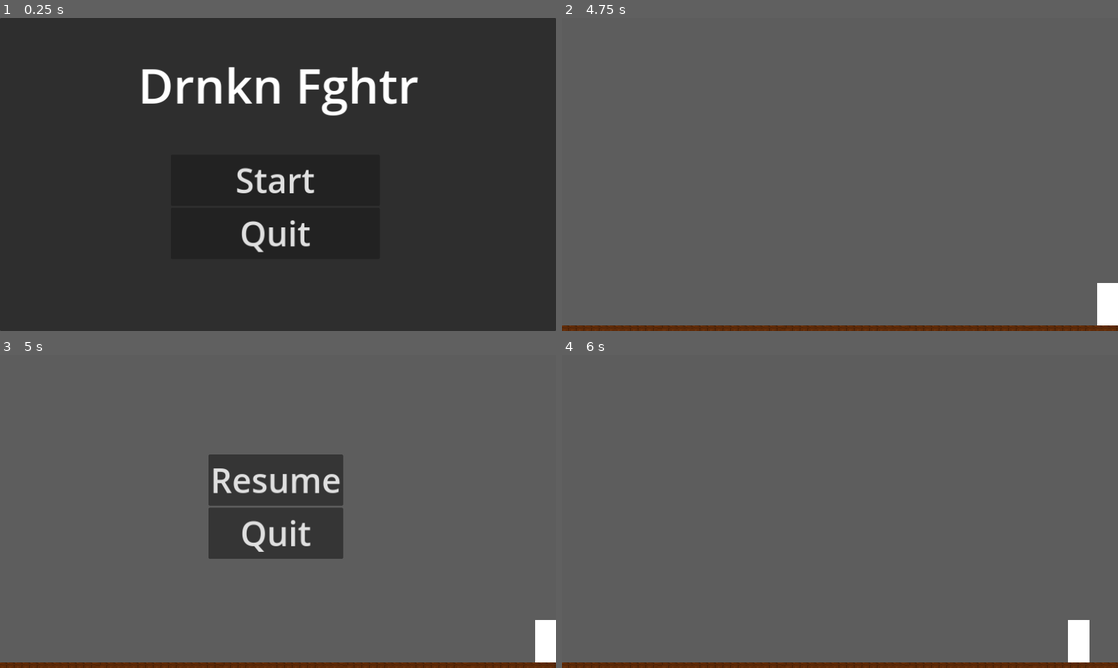
Above: before the commit, frames 1-4 (two rows, left to right).
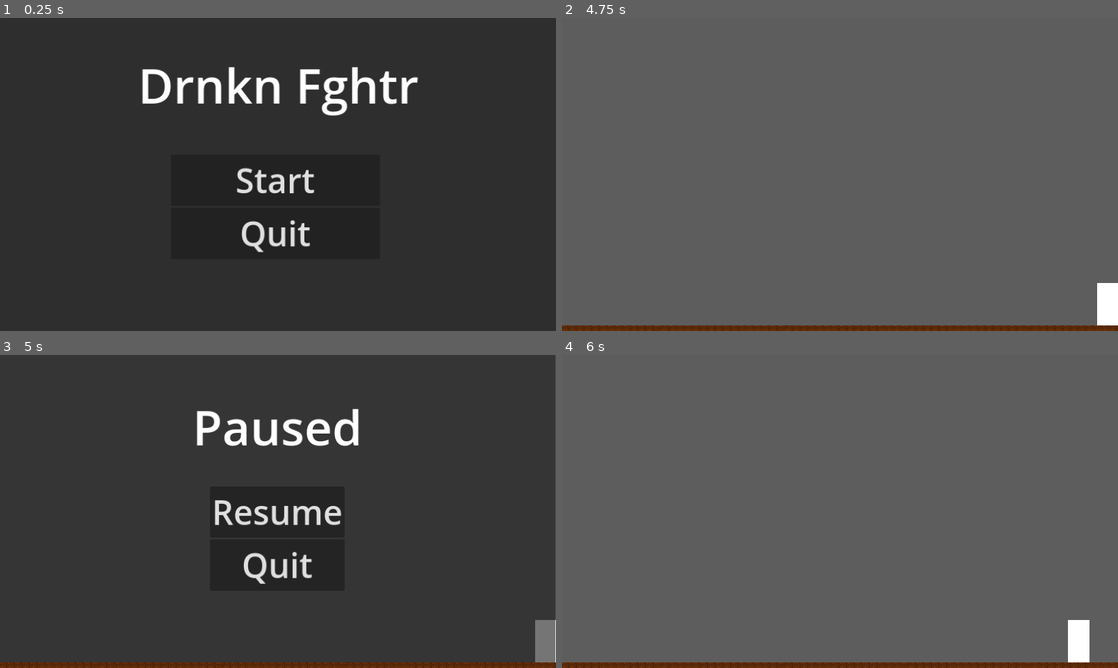
Above: after the commit, the same moments.

Repository: qzjo/Drnkn-Fghtr
Game: Godot game, scene res://start_screen.tscn
The game is run twice, just before and just after one commit, with the same random seed, the same clock (stepped at 60 frames per second) and the same inputs.
Inputs:
- Up to frame 1 (0.25 s): no input
- Up to frame 2 (4.75 s): click "Start" at 0.5 s; tap Enter at 1.25 s; hold D (move_right) 1.28-2.78 s; tap S (crouch) every 0.75 s from 1.35 to 4.35 s; tap W (jump) at 1.52, 2.27, 3.77, 4.52 s; tap Space at 2.75 s; hold A (move_left) 2.78-3.53 s; hold D (move_right) from 3.53 s (still down)
- Up to frame 3 (5 s): keep holding D (move_right); tap Escape (pause) at 4.9 s
- Up to frame 4 (6 s): release D (move_right) at 5 s; click "Resume" at 5 s; tap Enter at 5.75 s; hold A (move_left) from 5.78 s (still down); tap S (crouch) at 5.85 s

Frames 1-2 are identical in both runs. In frame 3, 92% of the frame differs, in the area x 0-100%, y 0-99%; in frame 4, nothing differs.

Commit message:
Pause Screen

Diff:
--- a/drnkn-fghtr/game.tscn
+++ b/drnkn-fghtr/game.tscn
@@ -88,10 +88,12 @@
 
 [node name="PauseScreen" parent="." instance=ExtResource("5_7lpox")]
 visible = false
-anchors_preset = 13
-anchor_left = 0.5
-anchor_right = 0.5
-offset_left = 432.0
-offset_top = 206.0
-offset_right = 432.0
-offset_bottom = 206.0
+anchors_preset = 0
+anchor_right = 0.0
+anchor_bottom = 0.0
+offset_left = -1.0
+offset_top = -8.0
+offset_right = -1.0
+offset_bottom = -8.0
+grow_horizontal = 1
+grow_vertical = 1
--- a/drnkn-fghtr/pause_screen.tscn
+++ b/drnkn-fghtr/pause_screen.tscn
@@ -11,23 +11,38 @@
 grow_vertical = 2
 script = ExtResource("1_foau2")
 
-[node name="MarginContainer" type="MarginContainer" parent="."]
-layout_mode = 0
-offset_right = 40.0
-offset_bottom = 40.0
+[node name="Background" type="Panel" parent="."]
+layout_mode = 1
+offset_right = 1152.0
+offset_bottom = 648.0
 
-[node name="VBoxContainer" type="VBoxContainer" parent="MarginContainer"]
+[node name="VBoxContainer" type="VBoxContainer" parent="Background"]
 layout_mode = 2
+offset_left = 436.0
+offset_top = 280.0
+offset_right = 715.0
+offset_bottom = 492.0
+size_flags_horizontal = 4
+size_flags_vertical = 4
 
-[node name="Resume" type="Button" parent="MarginContainer/VBoxContainer"]
+[node name="Resume" type="Button" parent="Background/VBoxContainer"]
 layout_mode = 2
 theme_override_font_sizes/font_size = 70
 text = "Resume"
 
-[node name="Quit" type="Button" parent="MarginContainer/VBoxContainer"]
+[node name="Quit" type="Button" parent="Background/VBoxContainer"]
 layout_mode = 2
 theme_override_font_sizes/font_size = 70
 text = "Quit"
 
-[connection signal="pressed" from="MarginContainer/VBoxContainer/Resume" to="." method="_on_resume_pressed"]
-[connection signal="pressed" from="MarginContainer/VBoxContainer/Quit" to="." method="_on_quit_pressed"]
+[node name="Title" type="Label" parent="."]
+layout_mode = 1
+offset_left = 400.0
+offset_top = 88.0
+offset_right = 752.0
+offset_bottom = 225.0
+theme_override_font_sizes/font_size = 100
+text = "Paused"
+
+[connection signal="pressed" from="Background/VBoxContainer/Resume" to="." method="_on_resume_pressed"]
+[connection signal="pressed" from="Background/VBoxContainer/Quit" to="." method="_on_quit_pressed"]
